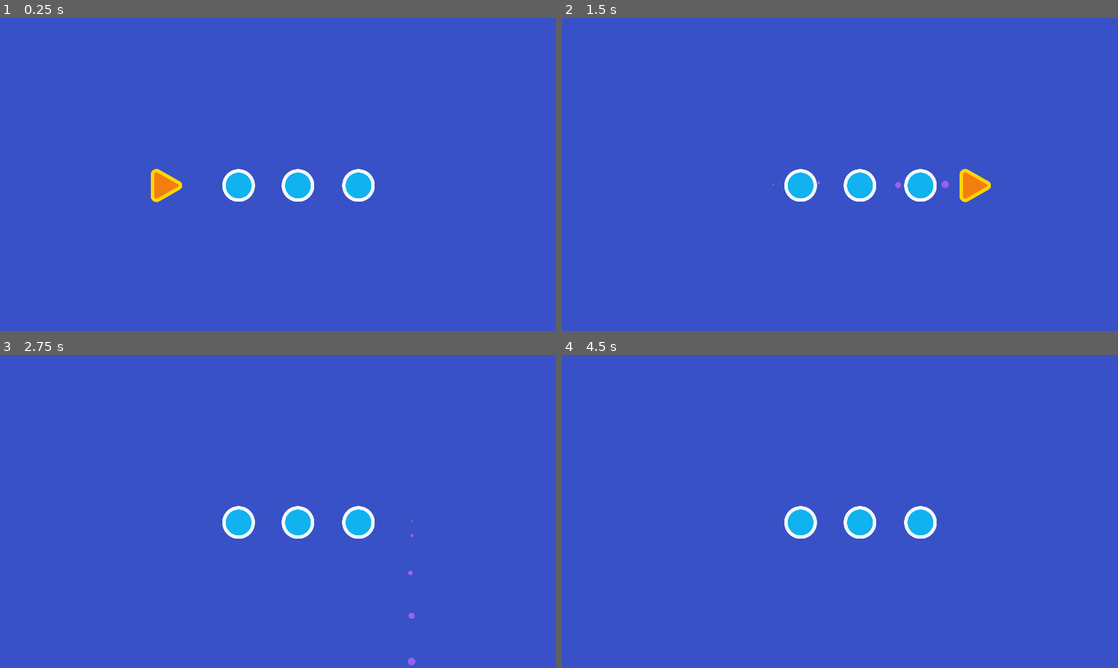
Above: before the commit, frames 1-4 (two rows, left to right).
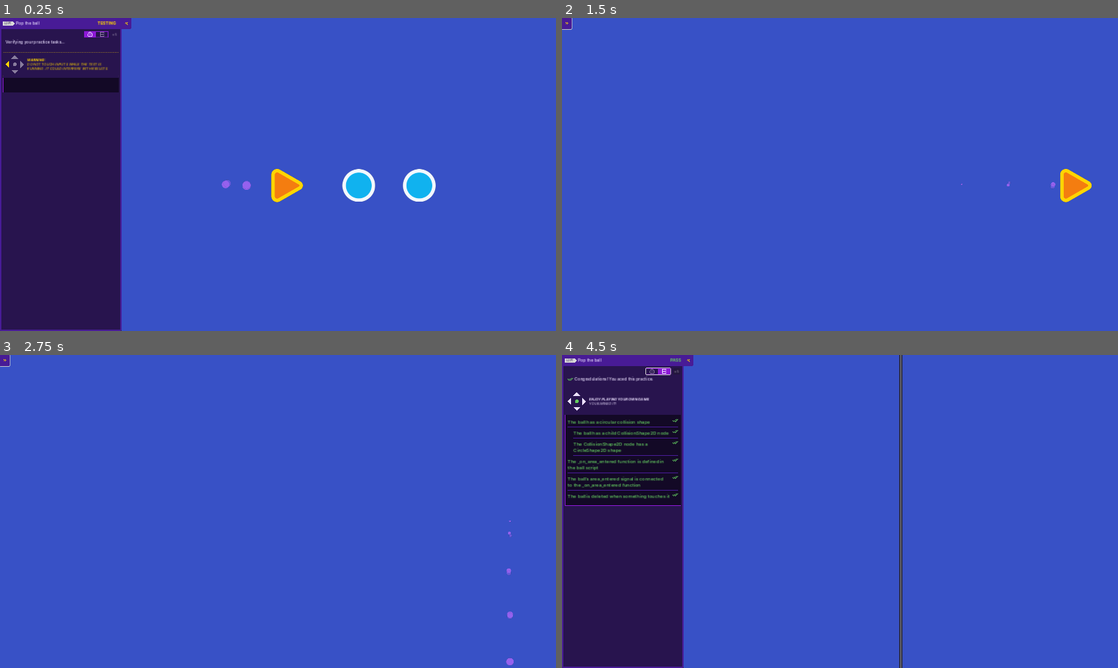
Above: after the commit, the same moments.

Repository: 0Nott/2d-GameDev-Course
Game: Godot game, scene res://practices/L2.P1.pop_the_ball/pop_the_ball.tscn
The game is run twice, just before and just after one commit, with the same random seed, the same clock (stepped at 60 frames per second) and the same inputs. This scene is started directly instead of the project's main scene.
Inputs (mouse positions are in pixels of both pictures, inside the frame that each line leads up to):
- Up to frame 1 (0.25 s): no input
- Up to frame 2 (1.5 s): hold D (move_right) 0.53-1.25 s; click (689, 24) at 1.27 s
- Up to frame 3 (2.75 s): hold S (move_down) from 2.03 s (still down)
- Up to frame 4 (4.5 s): release S (move_down) at 2.78 s; hold D (move_right) 2.78-3.53 s; tap Enter at 3.5 s; hold W (move_up) 3.53-4.25 s; click (656, 370) at 4.27 s

The runs differ from the first frame. In frame 1, 24% of the frame differs, in the area x 0-79%, y 0-100%; in frame 2, 2.4%; in frame 3, 1.7%; in frame 4, 24%.

Commit message:
undone practices m5p1

Diff:
--- a/05.loot_it_all_workbook/practices/L2.P1.pop_the_ball/ball.gd
+++ b/05.loot_it_all_workbook/practices/L2.P1.pop_the_ball/ball.gd
@@ -2,4 +2,7 @@
 
 
 func _ready() -> void:
-	pass
+	area_entered.connect(_on_area_entered)
+
+func _on_area_entered(area_that_entered: Area2D) -> void:
+	queue_free()
--- a/05.loot_it_all_workbook/practices/L2.P1.pop_the_ball/ball.tscn
+++ b/05.loot_it_all_workbook/practices/L2.P1.pop_the_ball/ball.tscn
@@ -1,10 +1,16 @@
-[gd_scene load_steps=3 format=3]
+[gd_scene load_steps=4 format=3 uid="uid://cjin00p4wmeyv"]
 
 [ext_resource type="Script" path="res://practices/L2.P1.pop_the_ball/ball.gd" id="1_7w7gm"]
-[ext_resource type="Texture2D" path="res://assets/practice_assets/ball.png" id="2_2kkgw"]
+[ext_resource type="Texture2D" uid="uid://cswtclqvybbba" path="res://assets/practice_assets/ball.png" id="2_2kkgw"]
+
+[sub_resource type="CircleShape2D" id="CircleShape2D_duk6c"]
+radius = 57.0088
 
 [node name="Ball" type="Area2D"]
 script = ExtResource("1_7w7gm")
 
 [node name="Sprite2D" type="Sprite2D" parent="."]
 texture = ExtResource("2_2kkgw")
+
+[node name="CollisionShape2D" type="CollisionShape2D" parent="."]
+shape = SubResource("CircleShape2D_duk6c")
--- /dev/null
+++ b/05.loot_it_all_workbook/practices/L2.P1.pop_the_ball/pop_the_ball.gd
@@ -0,0 +1,15 @@
+extends Node2D
+
+
+# Called when the node enters the scene tree for the first time.
+func _ready():
+	pass # Replace with function body.
+
+
+# Called every frame. 'delta' is the elapsed time since the previous frame.
+func _process(delta):
+	pass
+
+
+func _on_ball_area_entered(area):
+	pass # Replace with function body.
--- a/05.loot_it_all_workbook/practices/L2.P1.pop_the_ball/pop_the_ball.tscn
+++ b/05.loot_it_all_workbook/practices/L2.P1.pop_the_ball/pop_the_ball.tscn
@@ -1,28 +1,22 @@
-[gd_scene load_steps=5 format=3]
+[gd_scene load_steps=3 format=3 uid="uid://f175c5jnut11"]
 
-[ext_resource type="PackedScene" path="res://practices/L2.P1.pop_the_ball/ball.tscn" id="1_nyxov"]
-[ext_resource type="Script" path="res://practices/L2.P1.pop_the_ball/ball.gd" id="2_82wsk"]
+[ext_resource type="PackedScene" uid="uid://cjin00p4wmeyv" path="res://practices/L2.P1.pop_the_ball/ball.tscn" id="1_nyxov"]
 [ext_resource type="PackedScene" path="res://practices/L2.P1.pop_the_ball/needle.tscn" id="3_w8ucv"]
-[ext_resource type="Script" path="res://practices/L2.P1.pop_the_ball/needle.gd" id="4_dr85r"]
 
 [node name="PopTheBall" type="Node2D"]
 position = Vector2(960, 540)
 
-[node name="Ball" type="Area2D" parent="." instance=ExtResource("1_nyxov")]
+[node name="Ball" parent="." instance=ExtResource("1_nyxov")]
 position = Vector2(-136, 38)
-script = ExtResource("2_82wsk")
 
-[node name="Ball2" type="Area2D" parent="." instance=ExtResource("1_nyxov")]
+[node name="Ball2" parent="." instance=ExtResource("1_nyxov")]
 position = Vector2(69, 38)
-script = ExtResource("2_82wsk")
 
-[node name="Ball3" type="Area2D" parent="." instance=ExtResource("1_nyxov")]
+[node name="Ball3" parent="." instance=ExtResource("1_nyxov")]
 position = Vector2(278, 38)
-script = ExtResource("2_82wsk")
 
-[node name="Needle" type="Area2D" parent="." instance=ExtResource("3_w8ucv")]
+[node name="Needle" parent="." instance=ExtResource("3_w8ucv")]
 position = Vector2(-399, 38)
-script = ExtResource("4_dr85r")
 
 [node name="ExtraVisuals" type="Node" parent="."]
 
--- a/05.loot_it_all_workbook/practices/L5.P1.code_an_energy_pack/code_an_energy_pack.tscn
+++ b/05.loot_it_all_workbook/practices/L5.P1.code_an_energy_pack/code_an_energy_pack.tscn
@@ -1,28 +1,22 @@
-[gd_scene load_steps=5 format=3]
+[gd_scene load_steps=3 format=3 uid="uid://cn60tsb0ygi6q"]
 
 [ext_resource type="PackedScene" path="res://practices/L5.P1.code_an_energy_pack/ship_energy_pack.tscn" id="1_jrchu"]
-[ext_resource type="Script" path="res://practices/L5.P1.code_an_energy_pack/ship_energy_pack.gd" id="2_y5mpa"]
 [ext_resource type="PackedScene" path="res://practices/L5.P1.code_an_energy_pack/energy_pack.tscn" id="3_1o63n"]
-[ext_resource type="Script" path="res://practices/L5.P1.code_an_energy_pack/energy_pack.gd" id="4_qplhv"]
 
 [node name="CodeAnEnergyPack" type="Node2D"]
 position = Vector2(960, 540)
 
-[node name="ShipEnergyPack" type="Area2D" parent="." instance=ExtResource("1_jrchu")]
+[node name="ShipEnergyPack" parent="." instance=ExtResource("1_jrchu")]
 position = Vector2(-556, 0)
-script = ExtResource("2_y5mpa")
 
-[node name="EnergyPack" type="Area2D" parent="." instance=ExtResource("3_1o63n")]
+[node name="EnergyPack" parent="." instance=ExtResource("3_1o63n")]
 position = Vector2(-221, -1)
-script = ExtResource("4_qplhv")
 
-[node name="EnergyPack2" type="Area2D" parent="." instance=ExtResource("3_1o63n")]
+[node name="EnergyPack2" parent="." instance=ExtResource("3_1o63n")]
 position = Vector2(2, -1)
-script = ExtResource("4_qplhv")
 
-[node name="EnergyPack3" type="Area2D" parent="." instance=ExtResource("3_1o63n")]
+[node name="EnergyPack3" parent="." instance=ExtResource("3_1o63n")]
 position = Vector2(197, -1)
-script = ExtResource("4_qplhv")
 
 [node name="ExtraVisuals" type="Node" parent="."]
 
--- a/05.loot_it_all_workbook/practices/L5.P1.code_an_energy_pack/ship_energy_pack.gd
+++ b/05.loot_it_all_workbook/practices/L5.P1.code_an_energy_pack/ship_energy_pack.gd
@@ -8,6 +8,7 @@
 
 
 func _ready() -> void:
+	area_entered.connect(_on_area_entered)
 	get_node("UI/EnergyBar").value = energy
 
 
@@ -24,4 +25,4 @@
 
 
 func _on_area_entered(area: Area2D) -> void:
-	pass
+	queue_free()
--- a/05.loot_it_all_workbook/practices/L5.P1.code_an_energy_pack/ship_energy_pack.tscn
+++ b/05.loot_it_all_workbook/practices/L5.P1.code_an_energy_pack/ship_energy_pack.tscn
@@ -1,8 +1,8 @@
-[gd_scene load_steps=9 format=3]
+[gd_scene load_steps=9 format=3 uid="uid://bwbj0exbmcoe4"]
 
 [ext_resource type="Script" path="res://practices/L5.P1.code_an_energy_pack/ship_energy_pack.gd" id="1_rcoie"]
-[ext_resource type="Texture2D" path="res://assets/practice_assets/ellipse_white.png" id="2_n00ky"]
-[ext_resource type="Texture2D" path="res://assets/practice_assets/shape_ship.png" id="3_hye7g"]
+[ext_resource type="Texture2D" uid="uid://bkueifls7csiy" path="res://assets/practice_assets/ellipse_white.png" id="2_n00ky"]
+[ext_resource type="Texture2D" uid="uid://d1xp2mgpkkc42" path="res://assets/practice_assets/shape_ship.png" id="3_hye7g"]
 
 [sub_resource type="Curve" id="Curve_f7g5y"]
 _data = [Vector2(0, 0.663194), 0.0, 0.0, 0, 0, Vector2(1, 0), -0.0319997, 0.0, 0, 0]
--- a/05.loot_it_all_workbook/project.godot
+++ b/05.loot_it_all_workbook/project.godot
@@ -15,6 +15,10 @@
 config/features=PackedStringArray("4.2", "Forward Plus")
 config/icon="res://icon.png"
 
+[autoload]
+
+Tester="*res://addons/gdquest_practice_framework/tester/ui_test_panel.tscn"
+
 [display]
 
 window/size/viewport_width=1920
@@ -23,6 +27,10 @@
 window/size/window_width_override=1152
 window/size/window_height_override=648
 window/stretch/mode="canvas_items"
+
+[editor_plugins]
+
+enabled=PackedStringArray("res://addons/gdquest_practice_framework/plugin.cfg")
 
 [input]
 
Not shown: 1 places in 05.loot_it_all_workbook/lessons/space_level.tscn that only renumber resources
